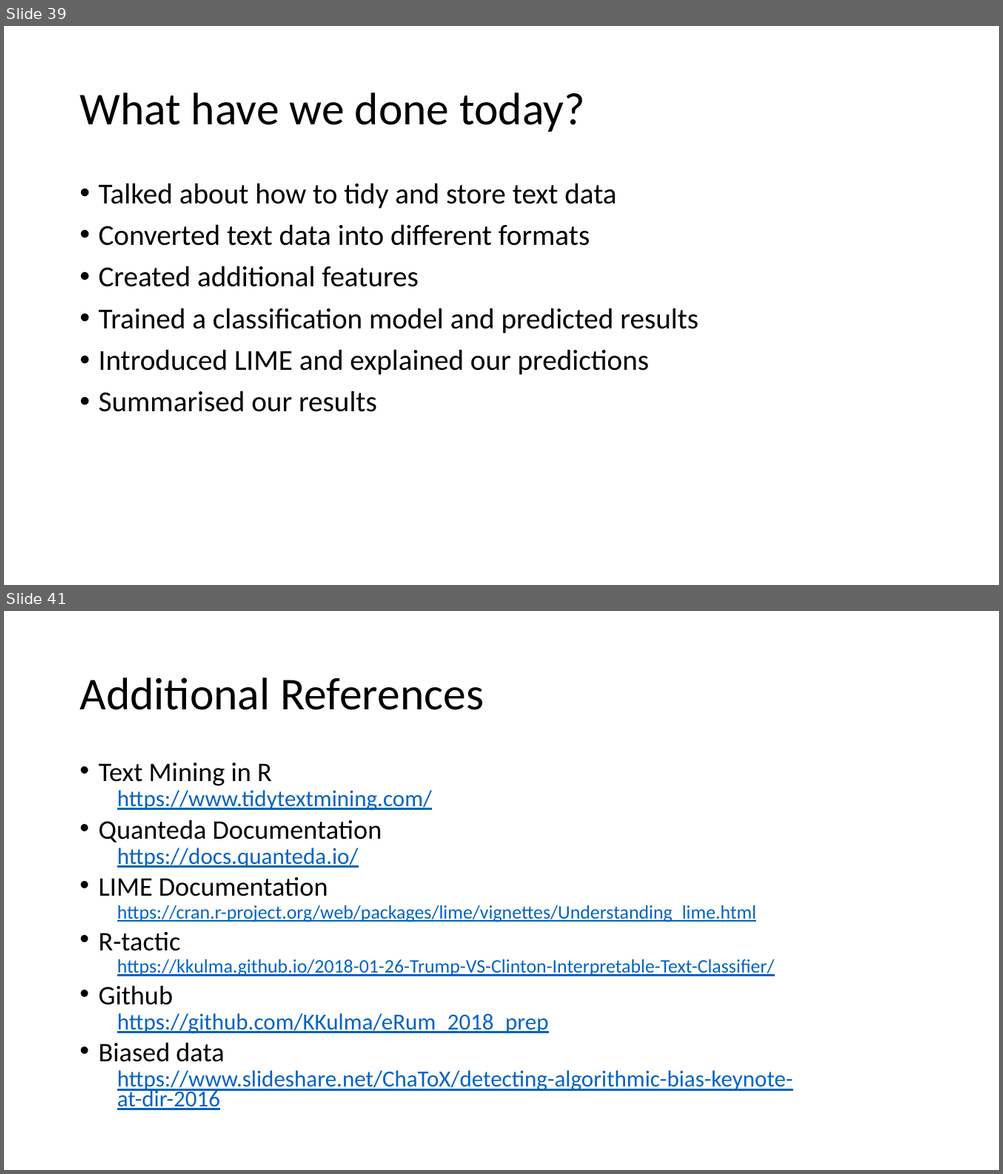
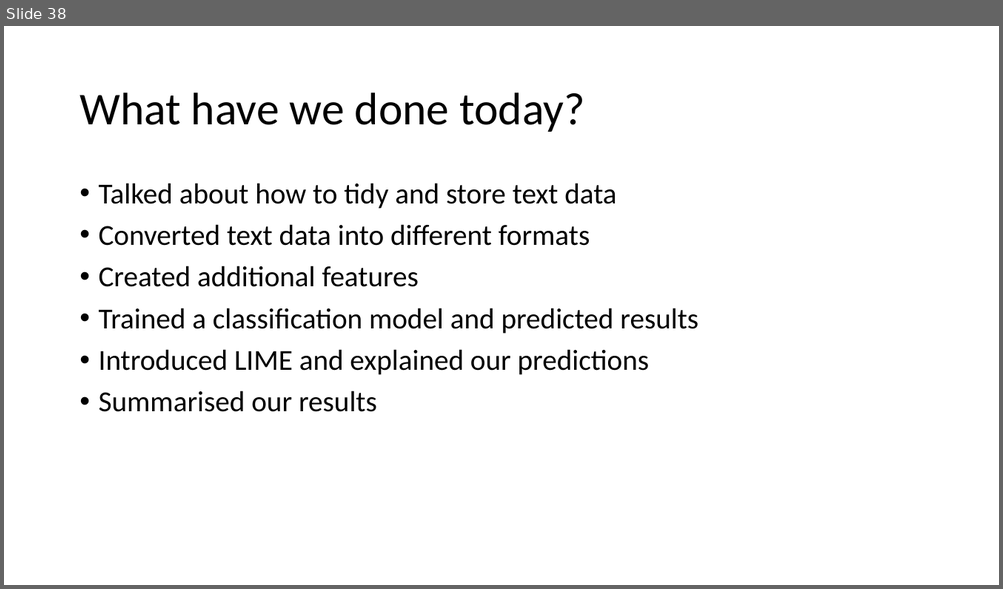
Before and after one commit to MeyerGrace/eRum_2018_prep, a slide deck: eRumWorkshop.pptx. Shown one above the other, each under a label of ours: slides 39 and 41 before the commit, slide 38 after it; the slides between them are not shown. The pictures are 1003x1174 and 1003x589 pixels, drawn with LibreOffice and Linux fonts; fonts in the diff are those of the drawing; background and template pictures are left out. Boxes give left, top, right and bottom in pixels: in the first picture for what was removed or moved away, otherwise in the second. Text is boxed around its words. In the diff, an @@ line names an element or a change of style, - is before the commit and + after.

```diff
--- a/eRumWorkshop.pptx
+++ b/eRumWorkshop.pptx
@@ slide 41 removed at box(4, 611, 999, 1170), background #FFFFFF @@
@@ title removed at box(79, 678, 484, 710) @@
-Additional References
@@ text removed at box(99, 763, 793, 1111) @@
-• Text Mining in R
-  https://www.tidytextmining.com/
-• Quanteda Documentation
-  https://docs.quanteda.io/
-• LIME Documentation
-  https://cran.r-project.org/web/packages/lime/vignettes/Understanding_lime.html
-• R-tactic
-  https://kkulma.github.io/2018-01-26-Trump-VS-Clinton-Interpretable-Text-Classifier/
-• Github
-  https://github.com/KKulma/eRum_2018_prep
-• Biased data
-  https://www.slideshare.net/ChaToX/detecting-algorithmic-bias-keynote-at-dir-2016
@@ what was slide 39 is now slide 38 @@
```
Also in this commit, not shown: 9 slides changed, 2 other slides removed.
